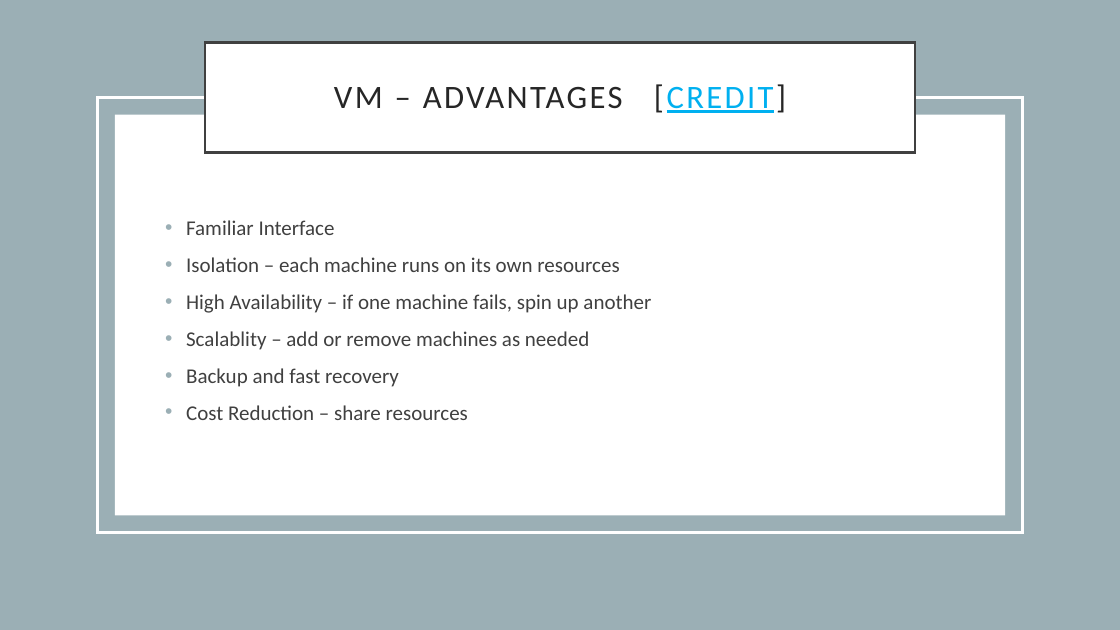
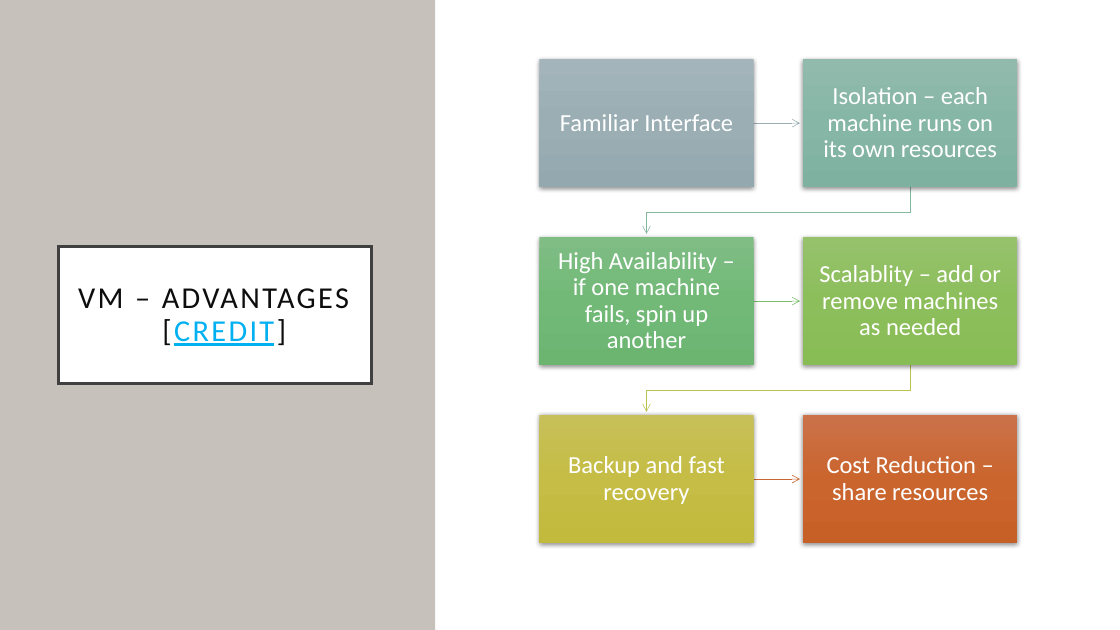
Before and after one commit to marilynwaldman/course, a slide deck: slide 5 of Learning Environment/Virtual Environment/01-VMandDocker.pptx. Drawn at 1120x630 pixels with LibreOffice and Linux fonts; fonts in the diff are those of the drawing. Boxes give left, top, right and bottom in pixels: in the first picture for what was removed or moved away, otherwise in the second. Text is boxed around its words. In the diff, an @@ line names an element or a change of style, - is before the commit and + after.

```diff
--- a/Learning Environment/Virtual Environment/01-VMandDocker.pptx
+++ b/Learning Environment/Virtual Environment/01-VMandDocker.pptx
@@ rectangle removed at [0,0,1120,630] @@
@@ rectangle added at [0,0,435,630], fill #C6C1BA @@
@@ rectangle: place and size @@
-rectangle at [115,114,1006,515]
+rectangle at [437,0,1120,630]
@@ rectangle removed at [97,97,1023,533] @@
@@ text removed at [186,220,651,420] @@
-• Familiar Interface
-• Isolation – each machine runs on its own resources
-• High Availability – if one machine fails, spin up another
-• Scalablity – add or remove machines as needed
-• Backup and fast recovery
-• Cost Reduction – share resources
@@ title "VM – ADVANTAGES [CREDIT]": place and size @@
-title "VM – ADVANTAGES [CREDIT]" at [205,43,915,152]
+title "VM – ADVANTAGES [CREDIT]" at [59,246,371,384]
@@ title "VM – ADVANTAGES [CREDIT]" at [59,246,371,384]: size 28 to 26 pt; text colour #262626 to #0D0D0D in "VM – ADVANTAGES [CREDIT]" @@
@@ group added at [539,59,1017,544]: 6 rectangles, 6 texts, 5 freeform shapes @@
+Familiar Interface
+Isolation – each machine runs on its own resources
+High Availability – if one machine fails, spin up another
+Scalablity – add or remove machines as needed
+Backup and fast recovery
+Cost Reduction – share resources
```
Also in this commit, not shown: 3 other slides changed, 3 other files.
